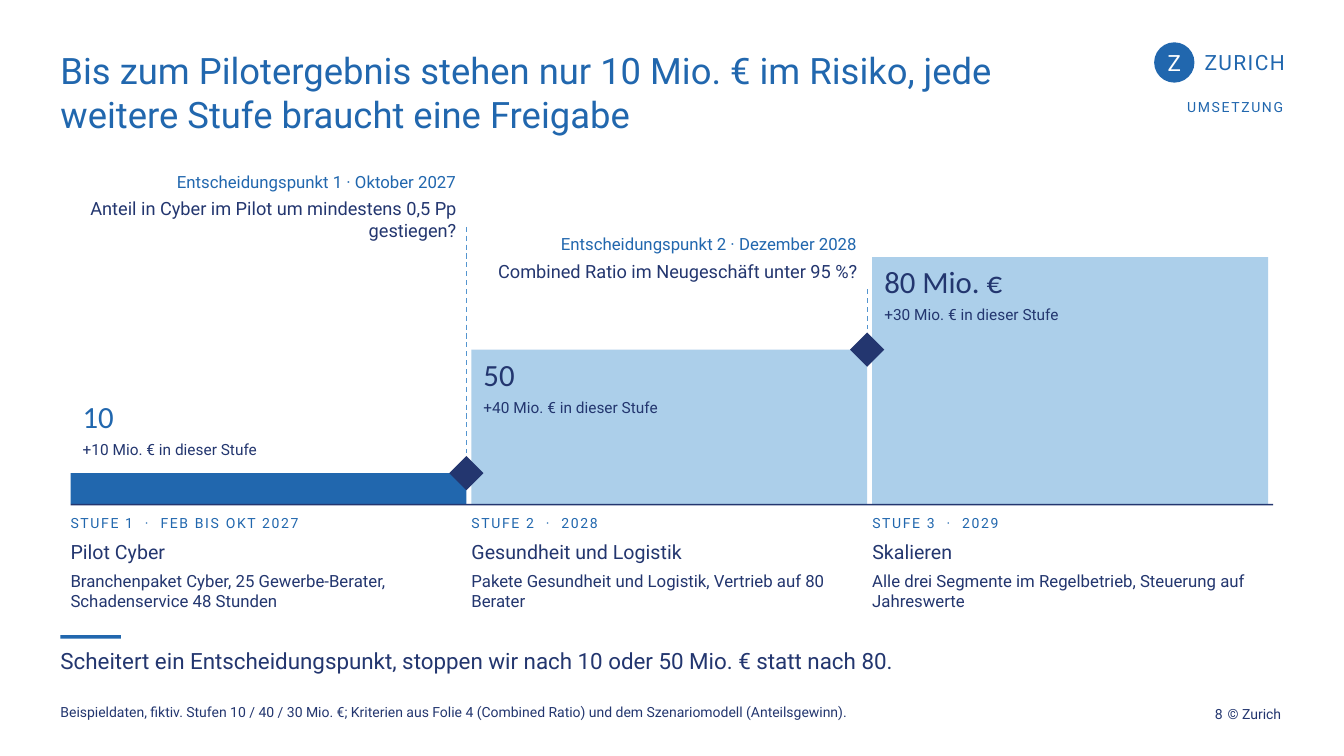
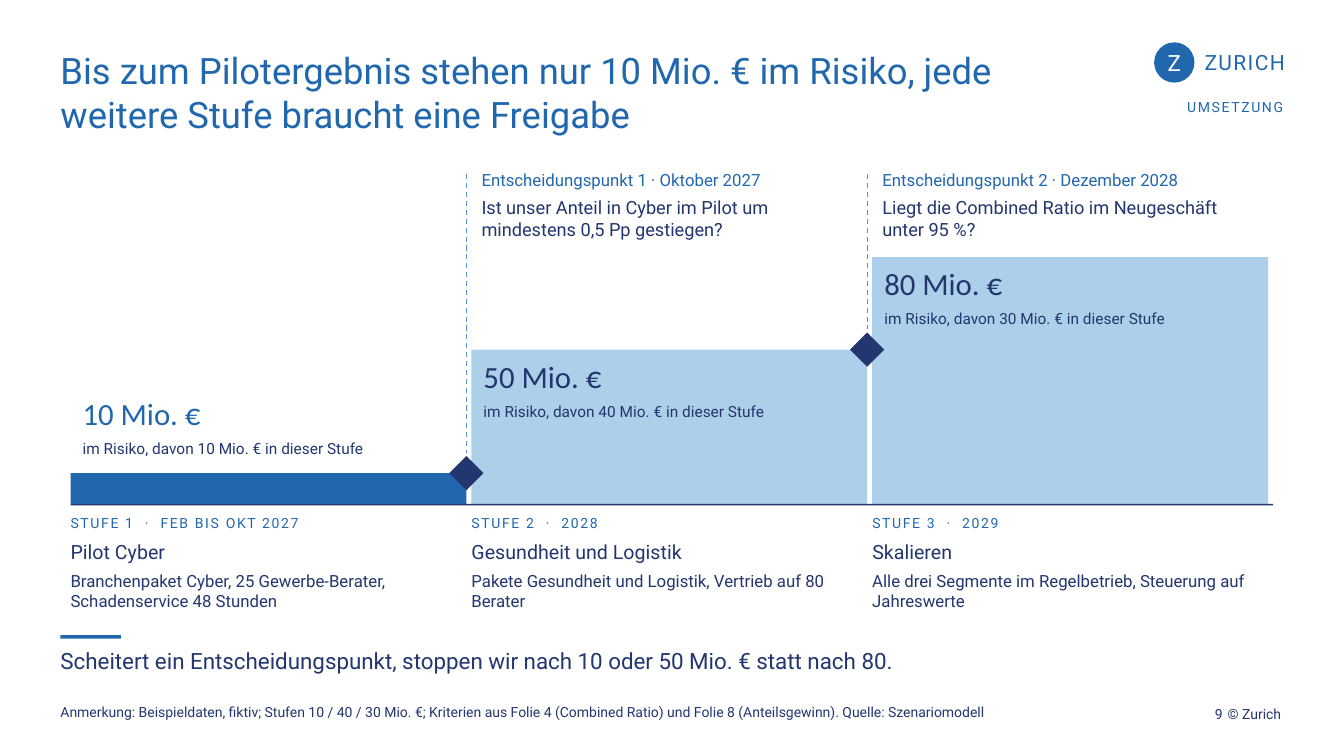
Before and after one commit to blipertom-pixel/Claude, a slide deck: slide 9 of zurich_nachbau/deck_marktfokus_v5/Marktfokus_v5.pptx (slide 8 before the commit). Drawn at 1344x756 pixels with LibreOffice and Linux fonts; fonts in the diff are those of the drawing. Boxes give left, top, right and bottom in pixels: in the first picture for what was removed or moved away, otherwise in the second. Text is boxed around its words. In the diff, an @@ line names an element or a change of style, - is before the commit and + after.

```diff
--- a/zurich_nachbau/deck_marktfokus_v5/Marktfokus_v5.pptx
+++ b/zurich_nachbau/deck_marktfokus_v5/Marktfokus_v5.pptx
@@ line moved from (467, 227) - (467, 453) to (467, 174) - (467, 453) @@
@@ text "Entscheidungspunkt 1 · Oktober 2027": place and size @@
-text "Entscheidungspunkt 1 · Oktober 2027" at (177, 175, 456, 192)
+text "Entscheidungspunkt 1 · Oktober 2027" at (482, 173, 761, 190)
@@ text "Entscheidungspunkt 1 · Oktober 2027" at (482, 173, 761, 190): alignment right to left @@
@@ line moved from (867, 289) - (867, 330) to (867, 174) - (867, 330) @@
@@ text "Entscheidungspunkt 2 · Dezember 2028" at (882, 173, 1178, 190): alignment right to left @@
@@ text "Entscheidungspunkt 2 · Dezember 2028": place and size @@
-text "Entscheidungspunkt 2 · Dezember 2028" at (561, 237, 857, 254)
+text "Entscheidungspunkt 2 · Dezember 2028" at (882, 173, 1178, 190)
@@ text at (482, 200, 768, 240): text changed @@
-Anteil in Cyber im Pilot um mindestens 0,5 Pp gestiegen?
+Ist unser Anteil in Cyber im Pilot um mindestens 0,5 Pp gestiegen?
@@ text at (882, 200, 1217, 236): text changed @@
-Combined Ratio im Neugeschäft unter 95 %?
+Liegt die Combined Ratio im Neugeschäft unter 95 %?
@@ text at (884, 312, 1165, 326): text changed @@
-+30 Mio. € in dieser Stufe
+im Risiko, davon 30 Mio. € in dieser Stufe
@@ text at (483, 367, 579, 388): text changed @@
-50
+50 Mio. €
@@ text at (83, 404, 178, 426): text changed @@
-10
+10 Mio. €
@@ text at (483, 405, 764, 419): text changed @@
-+40 Mio. € in dieser Stufe
+im Risiko, davon 40 Mio. € in dieser Stufe
@@ text at (83, 442, 363, 456): text changed @@
-+10 Mio. € in dieser Stufe
+im Risiko, davon 10 Mio. € in dieser Stufe
@@ text at (60, 706, 984, 720): text changed @@
-Beispieldaten, fiktiv. Stufen 10 / 40 / 30 Mio. €; Kriterien aus Folie 4 (Combined Ratio) und dem Szenariomodell (Anteilsgewinn).
+Anmerkung: Beispieldaten, fiktiv; Stufen 10 / 40 / 30 Mio. €; Kriterien aus Folie 4 (Combined Ratio) und Folie 8 (Anteilsgewinn). Quelle: Szenariomodell
@@ text at (1215, 709, 1223, 719): text changed @@
-8
+9
```
Also in this commit, not shown: 9 other slides changed, 1 slide added, 18 other files.
